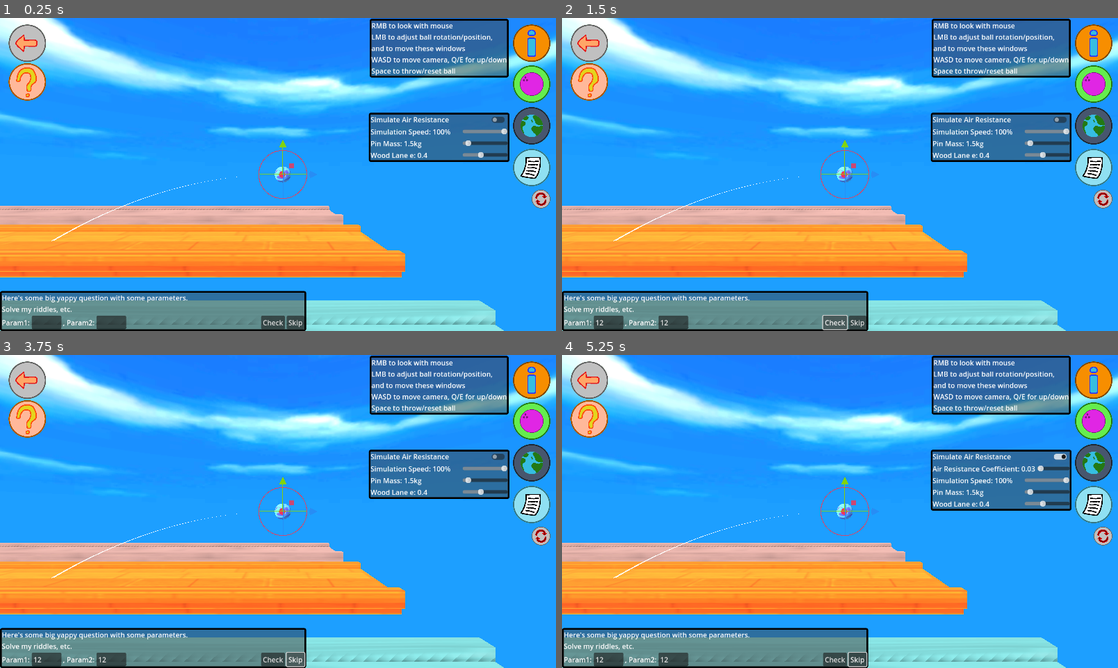
Above: before the commit, frames 1-4 (two rows, left to right).
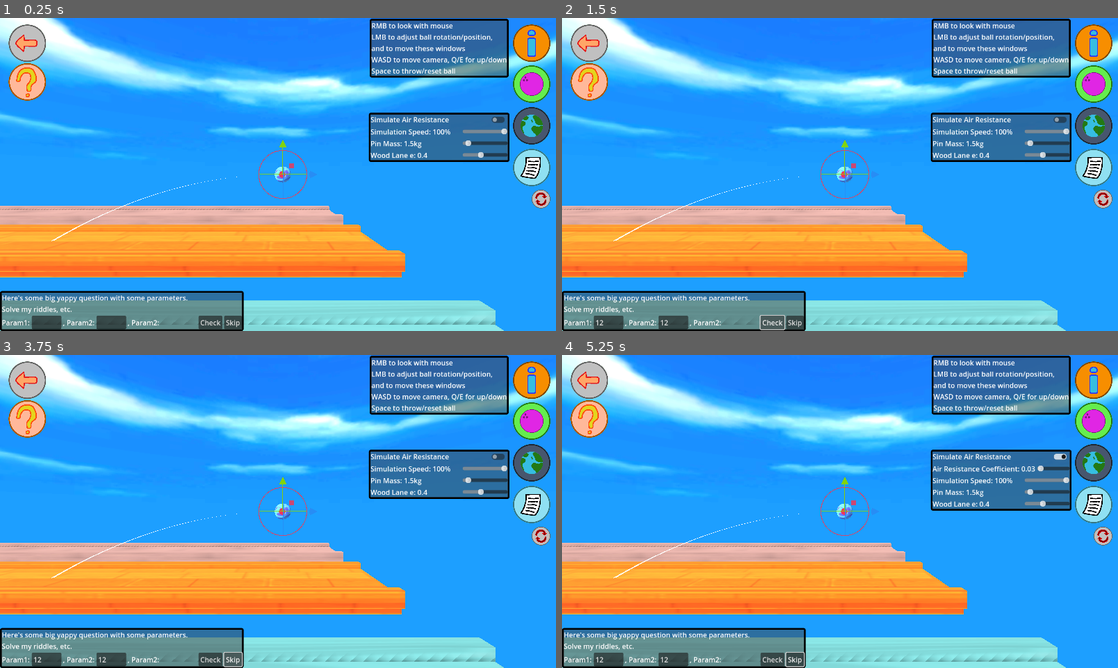
Above: after the commit, the same moments.

Repository: ErythiaSea/CMP400-PhET
Game: Godot game, scene res://Scenes/bowlingEnv.tscn
Two runs of this game, one before a commit and one after it. Both use one fixed random seed, a clock stepped at 60 frames per second and the inputs below.
Inputs (mouse positions are in pixels of both pictures, inside the frame that each line leads up to):
- Up to frame 1 (0.25 s): no input
- Up to frame 2 (1.5 s): click (606, 321) at 0.52 s; type "12" at 0.6 s; click (673, 321) at 0.75 s; type "12" at 0.83 s; click "Check" at 1.25 s
- Up to frame 3 (3.75 s): click (27, 417) at 2 s; click (27, 417) at 2.75 s; click "Skip" at 3.5 s
- Up to frame 4 (5.25 s): click "Skip" at 4.25 s; click (1062, 455) at 5 s

The runs differ from the first frame. In frame 1, 1.9% of the frame differs, in the area x 23-56%, y 87-100%; in frame 2, 1.9%; in frame 3, 1.9%; in frame 4, 1.9%.
Error before the commit: Invalid access to property or key 'freeplay' on a base object of type 'Node (game_manager.gd)'. (res://Scenes/bowling_env.gd:24)

Commit message:
answer boxes that do stuff

Diff:
--- a/Scenes/bowlingEnv.tscn
+++ b/Scenes/bowlingEnv.tscn
@@ -13,6 +13,7 @@
 [ext_resource type="Material" uid="uid://i0skkgbqocpn" path="res://res/lane_mat_cloth.tres" id="10_fxcs8"]
 [ext_resource type="Script" uid="uid://c1l5soefw1mvj" path="res://Scenes/gui_root.gd" id="10_w56ka"]
 [ext_resource type="Material" uid="uid://bdqpj5wm15e50" path="res://res/lane_mat_rubber.tres" id="11_4hcwo"]
+[ext_resource type="Resource" uid="uid://dy2x784w4lpuo" path="res://res/q_text.tres" id="14_22p0g"]
 [ext_resource type="StyleBox" uid="uid://cj3bxi8rmmo3e" path="res://res/panelstyle.tres" id="14_f10g4"]
 [ext_resource type="Texture2D" uid="uid://e21difm402tw" path="res://GFX/info_button.png" id="14_glwuy"]
 [ext_resource type="Script" path="res://Scenes/drag_panel.gd" id="15_idct1"]
@@ -52,14 +53,19 @@
 radius = 0.107
 height = 0.214
 
+[sub_resource type="StandardMaterial3D" id="StandardMaterial3D_22p0g"]
+transparency = 1
+albedo_color = Color(1, 1, 0, 0.5882353)
+albedo_texture = ExtResource("7_fxcs8")
+
+[sub_resource type="PhysicsMaterial" id="PhysicsMaterial_65q5m"]
+friction = 0.2
+
+[sub_resource type="SphereShape3D" id="SphereShape3D_1d3fa"]
+radius = 0.107
+
 [sub_resource type="StandardMaterial3D" id="StandardMaterial3D_unano"]
 albedo_texture = ExtResource("7_fxcs8")
-
-[sub_resource type="PhysicsMaterial" id="PhysicsMaterial_65q5m"]
-friction = 0.2
-
-[sub_resource type="SphereShape3D" id="SphereShape3D_1d3fa"]
-radius = 0.107
 
 [sub_resource type="PhysicsMaterial" id="PhysicsMaterial_fxcs8"]
 friction = 0.08
@@ -136,11 +142,11 @@
 projectile = NodePath("../ForceBall")
 
 [node name="GhostBall" type="MeshInstance3D" parent="."]
-transform = Transform3D(1, 0, 0, 0, 1, 0, 0, 0, 1, 0, 1, 0)
+transform = Transform3D(1, 0, 0, 0, 1, 0, 0, 0, 1, 0, 1, -7.5)
 visible = false
 mesh = SubResource("SphereMesh_b17vh")
 skeleton = NodePath("../ForceBall")
-surface_material_override/0 = SubResource("StandardMaterial3D_unano")
+surface_material_override/0 = SubResource("StandardMaterial3D_22p0g")
 
 [node name="ForceBall" type="RigidBody3D" parent="." node_paths=PackedStringArray("traj_line")]
 transform = Transform3D(1, 0, 0, 0, 1, 0, 0, 0, 1, 0, 1, 0)
@@ -283,7 +289,7 @@
 [node name="BowlingPin5" parent="Pins" instance=ExtResource("9_lt5hn")]
 transform = Transform3D(1, 0, 0, 0, 1, 0, 0, 0, 1, 0.225, 0.287, -15.475)
 
-[node name="GUIRoot" type="CanvasLayer" parent="." node_path …(416 unchanged characters)… _panel", "world_panel", "equation_panel")]
+[node name="GUIRoot" type="CanvasLayer" parent="." node_path …(416 unchanged characters)… _panel", "world_panel", "equation_panel", "question_panel", "question_label", "param1_label", "param1_box", "param2_label", "param2_box", "param2_units", "check_button", "skip_button")]
 script = ExtResource("10_w56ka")
 air_resistance_toggle = NodePath("WorldPanel/VBoxContainer/ButtonContainer/AirResistanceButton")
 air_resistance_slider_container = NodePath("WorldPanel/VBoxContainer/ARCSliderContainer")
@@ -306,6 +312,16 @@
 ball_panel = NodePath("BallPanel")
 world_panel = NodePath("WorldPanel")
 equation_panel = NodePath("FormulaPanel")
+question_panel = NodePath("QuestionPanel")
+question_label = NodePath("QuestionPanel/VBoxContainer/QuestionLabel")
+param1_label = NodePath("QuestionPanel/VBoxContainer/PLChContainer/ParamContainer/Param1Label")
+param1_box = NodePath("QuestionPanel/VBoxContainer/PLChContainer/ParamContainer/Param1Box")
+param2_label = NodePath("QuestionPanel/VBoxContainer/PLChContainer/ParamContainer/Param2Label")
+param2_box = NodePath("QuestionPanel/VBoxContainer/PLChContainer/ParamContainer/Param2Box")
+param2_units = NodePath("QuestionPanel/VBoxContainer/PLChContainer/ParamContainer/Param2Units")
+check_button = NodePath("QuestionPanel/VBoxContainer/PLChContainer/CheckContainer/CheckButton")
+skip_button = NodePath("QuestionPanel/VBoxContainer/PLChContainer/CheckContainer/SkipButton")
+q_txt_res = ExtResource("14_22p0g")
 
 [node name="ControlsPanel" type="PanelContainer" parent="GUIRoot"]
 offset_left = 851.0
@@ -584,11 +600,12 @@
 stretch_mode = 4
 
 [node name="QuestionPanel" type="PanelContainer" parent="GUIRoot"]
+custom_minimum_size = Vector2(561, 92)
 anchors_preset = 2
 anchor_top = 1.0
 anchor_bottom = 1.0
 offset_top = -92.0
-offset_right = 705.0
+offset_right = 561.0
 grow_vertical = 0
 theme_override_styles/panel = ExtResource("14_f10g4")
 script = ExtResource("15_idct1")
@@ -601,6 +618,7 @@
 size_flags_vertical = 3
 text = "Here's some big yappy question with some parameters.
 Solve my riddles, etc."
+autowrap_mode = 2
 
 [node name="PLChContainer" type="HBoxContainer" parent="GUIRoot/QuestionPanel/VBoxContainer"]
 layout_mode = 2
@@ -632,6 +650,10 @@
 emoji_menu_enabled = false
 virtual_keyboard_type = 3
 script = ExtResource("21_y0auy")
+
+[node name="Param2Units" type="Label" parent="GUIRoot/QuestionPanel/VBoxContainer/PLChContainer/ParamContainer"]
+layout_mode = 2
+text = ", Param2:"
 
 [node name="CheckContainer" type="HBoxContainer" parent="GUIRoot/QuestionPanel/VBoxContainer/PLChContainer"]
 layout_mode = 2
@@ -750,6 +772,9 @@
 [connection signal="value_changed" from="GUIRoot/WorldPanel/VBoxContainer/PinMassContainer/PinMassSlider" to="GUIRoot" method="_on_pin_mass_slider_value_changed"]
 [connection signal="value_changed" from="GUIRoot/WorldPanel/VBoxContainer/WoodEContainer/WoodESlider" to="." method="_on_wood_e_slider_value_changed"]
 [connection signal="value_changed" from="GUIRoot/WorldPanel/VBoxContainer/WoodEContainer/WoodESlider" to="GUIRoot" method="_on_wood_e_slider_value_changed"]
+[connection signal="value_changed" from="GUIRoot/QuestionPanel/VBoxContainer/PLChContainer/ParamContainer/Param1Box" to="." method="_on_param_1_value_changed"]
+[connection signal="value_changed" from="GUIRoot/QuestionPanel/VBoxContainer/PLChContainer/ParamContainer/Param2Box" to="." method="_on_param_2_value_changed"]
+[connection signal="pressed" from="GUIRoot/QuestionPanel/VBoxContainer/PLChContainer/CheckContainer/CheckButton" to="." method="_on_check_button_pressed"]
 [connection signal="pressed" from="GUIRoot/InfoButton" to="GUIRoot" method="_on_info_button_pressed"]
 [connection signal="pressed" from="GUIRoot/BallButton" to="GUIRoot" method="_on_ball_button_pressed"]
 [connection signal="pressed" from="GUIRoot/WorldButton" to="GUIRoot" method="_on_world_button_pressed"]
--- a/Scenes/bowling_env.gd
+++ b/Scenes/bowling_env.gd
@@ -2,6 +2,7 @@
 
 @onready var _gizmo: Gizmo3D = $Gizmo3D
 @onready var _bowling_ball: RigidBody3D = $ForceBall
+@onready var _ghost_ball: MeshInstance3D = $GhostBall
 @onready var _traj_line: TrajectoryLine = $TrajectoryLine
 
 @onready var _lane_wood: StaticBody3D = $laneWood
@@ -10,8 +11,12 @@
 @onready var _barrier: StaticBody3D = $barrier0
 @onready var _top_barrier: StaticBody3D = $barrier1
 
+@onready var _gui_root: SceneGui = $GUIRoot
+
 var pin_pos: Dictionary[RigidBody3D, Vector3]
+@export var q_args: Dictionary[String, float] # only export so i can cheat :p
 var fired: bool = false
+var can_fire: bool = true
 
 # Called when the node enters the scene tree for the first time.
 func _ready() -> void:
@@ -19,14 +24,18 @@
 
 	_barrier.hide()
 	_barrier.process_mode = Node.PROCESS_MODE_DISABLED
+	_top_barrier.hide()
+	_top_barrier.process_mode = Node.PROCESS_MODE_DISABLED
 
 	_gizmo.select(_bowling_ball)
-	if (GameManager.current_gamemode != GameManager.freeplay and GameManager.current_gamemode != GameManager.e_coeff):
+	if (GameManager.current_gamemode != GameManager.mode.freeplay):
+		can_fire = false
+	if (GameManager.current_gamemode != GameManager.mode.freeplay and GameManager.current_gamemode != GameManager.mode.e_coeff):
 		_lane_cloth.hide();
 		_lane_cloth.process_mode = Node.PROCESS_MODE_DISABLED
 		_lane_rubber.hide();
 		_lane_rubber.process_mode = Node.PROCESS_MODE_DISABLED
-	if (GameManager.current_gamemode == GameManager.proj_mtn):
+	if (GameManager.current_gamemode == GameManager.mode.proj_mtn):
 		_barrier.show()
 		_barrier.process_mode = Node.PROCESS_MODE_INHERIT
 		_gizmo.mode -= _gizmo.ToolMode.MOVE
@@ -37,13 +46,15 @@
 				con = true
 				continue
 			pin.queue_free()
+	if (GameManager.current_gamemode == GameManager.mode.e_coeff):
+		_gizmo.hide()
 
 	for pin in $Pins.get_children() as Array[RigidBody3D]:
 		pin_pos[pin] = pin.position
 
 # Called every frame. 'delta' is the elapsed time since the previous frame.
 func _process(delta: float) -> void:
-	if Input.is_action_just_pressed("ball_fire"):
+	if Input.is_action_just_pressed("ball_fire") and can_fire:
 		fired = !fired
 		if fired:
 			_bowling_ball.fire()
@@ -87,14 +98,34 @@
 	_traj_line.hide()
 
 func _construct_drop_setup() -> void:
-	var dist = randf_range(0.4, 2.0)
-	var barrier_y_scale = randf_range(0.3, 1.5)
+	var init_height = randf_range(1.0, 8.0)
+	var e_coeff = randf_range(0,1)
+	var final_height = init_height * e_coeff * e_coeff
 
-	_barrier.scale.y = barrier_y_scale
-	_bowling_ball.position.z = _barrier.position.z + dist
+	q_args = {
+		"init": init_height,
+		"final": final_height,
+		"e": e_coeff
+	}
+
+	_lane_wood.physics_material_override.bounce = 0.5
 	_bowling_ball.position.y = 0.2
-	$Pins.get_child(0).position.z = _barrier.position.z - dist
+	_ghost_ball.position.y = 0.2
+	_ghost_ball.position.z = -7.5
+	_bowling_ball.position.z = -7.5
+	_bowling_ball.fire_impulse_strength = 0
+
+	if (GameManager.current_q_type != GameManager.q_type.e_findcoeff):
+		_lane_wood.physics_material_override.bounce = e_coeff
+	if (GameManager.current_q_type != GameManager.q_type.e_initheight):
+		_bowling_ball.position.y = init_height
+	if (GameManager.current_q_type != GameManager.q_type.e_finalheight):
+		_ghost_ball.position.y = final_height
+
 	_traj_line.hide()
+	_ghost_ball.show()
+	_gui_root.format_question(q_args)
+	_gizmo.clear_selection()
 
 func _construct_collision_setup() -> void:
 	var dist = randf_range(0.4, 2.0)
@@ -117,10 +148,34 @@
 	_lane_wood.physics_material_override.bounce = value
 
 func _on_play_button_pressed() -> void:
-	if (GameManager.current_gamemode == GameManager.proj_mtn):
+	GameManager.generate_q_type()
+	if (GameManager.current_gamemode == GameManager.mode.proj_mtn):
 		_construct_lob_setup()
 	else:
 		push_warning("no function for this button in this mode yet!")
 
 func _on_new_q_type(type: GameManager.q_type) -> void:
-	pass
+	if (GameManager.current_gamemode == GameManager.mode.e_coeff):
+		_construct_drop_setup()
+	if (GameManager.current_gamemode == GameManager.mode.collision):
+		_construct_collision_setup()
+	if (GameManager.current_gamemode == GameManager.mode.proj_mtn):
+		if (type == GameManager.q_type.suvat_lob):
+			_construct_lob_setup()
+		else:
+			_construct_needle_setup()
+
+func _on_param_1_value_changed(value: float) -> void:
+	match GameManager.current_q_type:
+		GameManager.q_type.e_initheight:
+			_bowling_ball.position.y = value
+		GameManager.q_type.e_finalheight:
+			_ghost_ball.position.y = value
+		GameManager.q_type.e_findcoeff:
+			_lane_wood.physics_material_override.bounce = max(value, 0)
+
+func _on_param_2_value_changed(value: float) -> void:
+	pass # Replace with function body.
+
+func _on_check_button_pressed() -> void:
+	pass # Replace with function body.
--- a/Scenes/gui_root.gd
+++ b/Scenes/gui_root.gd
@@ -1,3 +1,4 @@
+class_name SceneGui
 extends CanvasLayer
 
 @export var air_resistance_toggle: CheckButton
@@ -30,8 +31,12 @@
 @export var param1_box: LineEdit
 @export var param2_label: Label
 @export var param2_box: LineEdit
+@export var param2_units: Label
 @export var check_button: Button
 @export var skip_button: Button
+
+@export var q_txt_res: Resource
+@onready var question_texts: Array[String] = q_txt_res.question_texts
 
 # Called when the node enters the scene tree for the first time.
 func _ready() -> void:
@@ -41,7 +46,7 @@
 		mass_slider.value_changed.connect(_on_mass_slider_value_changed)
 	push_strength_slider.value_changed.connect(_on_ps_slider_value_changed)
 
-	GameManager.new_question_type.connect(_on_new_q_type)
+	#GameManager.new_question_type.connect(_on_new_q_type)
 
 	panel_init_pos.append(ctrl_panel.position)
 	panel_init_pos.append(ball_panel.position)
@@ -109,5 +114,37 @@
 func _on_wood_e_slider_value_changed(value: float) -> void:
 	wood_e_label.text = "Wood Lane e: %.2f" % value
 
-func _on_new_q_type(type: GameManager.q_type) -> void:
-	pass
+func format_question(args: Dictionary[String, float]) -> void:
+	param2_box.hide()
+	param2_label.show()
+	param2_units.hide()
+	match GameManager.current_q_type:
+		GameManager.q_type.e_initheight:
+			question_label.text = question_texts[GameManager.current_q_type] % [args["e"], args["final"]]
+			param1_label.text = "Height: "
+			param2_label.text = "m"
+		GameManager.q_type.e_finalheight:
+			question_label.text = question_texts[GameManager.current_q_type] % [args["init"], args["e"]]
+			param1_label.text = "Height: "
+			param2_label.text = "m"
+		GameManager.q_type.e_findcoeff:
+			param1_label.text = "Coefficient of restitution: "
+			param2_label.hide()
+			question_label.text = question_texts[GameManager.current_q_type] % [args["init"], args["final"]]
+		GameManager.q_type.suvat_lob:
+			param2_box.show()
+			param2_units.show()
+			param1_label.text = "Velocity: "
+			param2_label.text = "m/s, Angle:"
+			param2_units.text = ""
+		GameManager.q_type.suvat_needle_dist:
+			param1_label.text = "Distance: "
+			param2_label.text = "m"
+		GameManager.q_type.suvat_needle_maxheight:
+			pass
+		GameManager.q_type.col_ballmass, GameManager.q_type.col_pinmass:
+			param1_label.text = "Mass: "
+			param2_label.text = "kg"
+		GameManager.q_type.col_init_ballspeed, GameManager.q_type.col_final_ballspeed, GameManager.q_type.col_final_pinspeed:
+			param1_label.text = "Velocity: "
+			param2_label.text = "m/s"
--- a/Scenes/main_menu.gd
+++ b/Scenes/main_menu.gd
@@ -26,14 +26,14 @@
 
 
 func _on_projmot_pressed() -> void:
-	GameManager.current_gamemode = GameManager.proj_mtn
+	GameManager.current_gamemode = GameManager.mode.proj_mtn
 	_open_bowling()
 
 func _on_cor_pressed() -> void:
-	GameManager.current_gamemode = GameManager.e_coeff
+	GameManager.current_gamemode = GameManager.mode.e_coeff
 	_open_bowling()
 
 
 func _on_collision_pressed() -> void:
-	GameManager.current_gamemode = GameManager.collision
+	GameManager.current_gamemode = GameManager.mode.collision
 	_open_bowling()
--- a/Scenes/number_box.gd
+++ b/Scenes/number_box.gd
@@ -1,13 +1,16 @@
+class_name FloatBox
 extends LineEdit
 
+signal value_changed(value: float)
 var old_text := ""
 
 func _ready() -> void:
 	old_text = text
-	text_changed.connect(_check_int)
+	text_changed.connect(_check_float)
 
-func _check_int(text: String) -> void:
-	if text.is_empty() or text.is_valid_int():
-		old_text = text
+func _check_float(new: String) -> void:
+	if new.is_empty() or new.is_valid_float():
+		old_text = new
+		value_changed.emit(new as float)
 	else:
 		text = old_text
Not shown: 1 places in Scenes/bowlingEnv.tscn that only renumber resources
